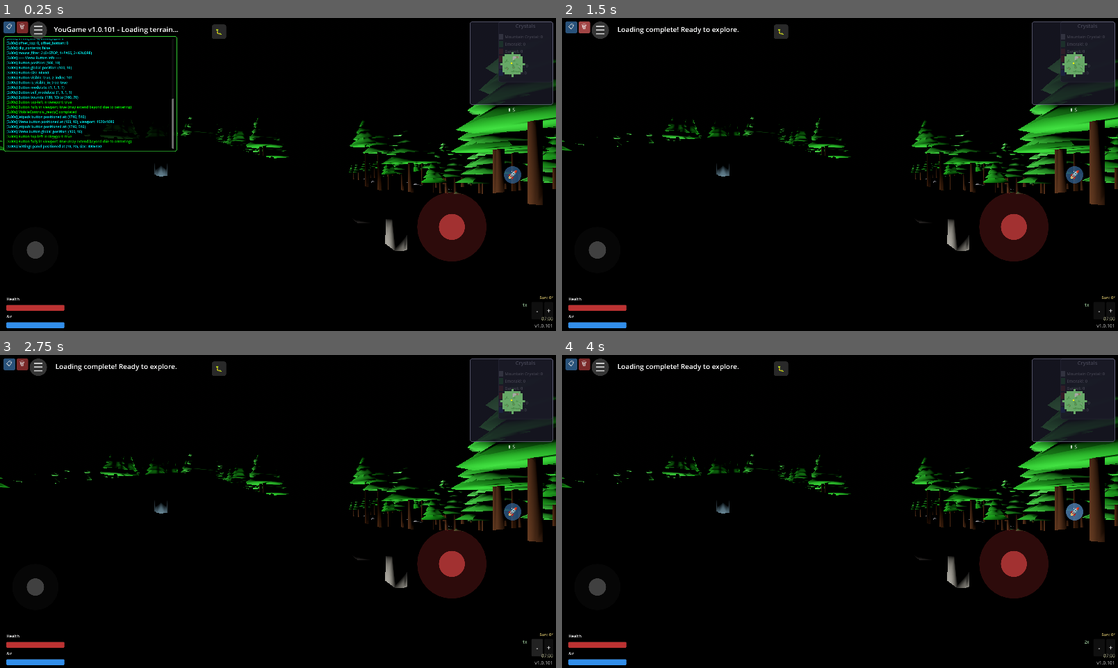
Above: before the commit, frames 1-4 (two rows, left to right).
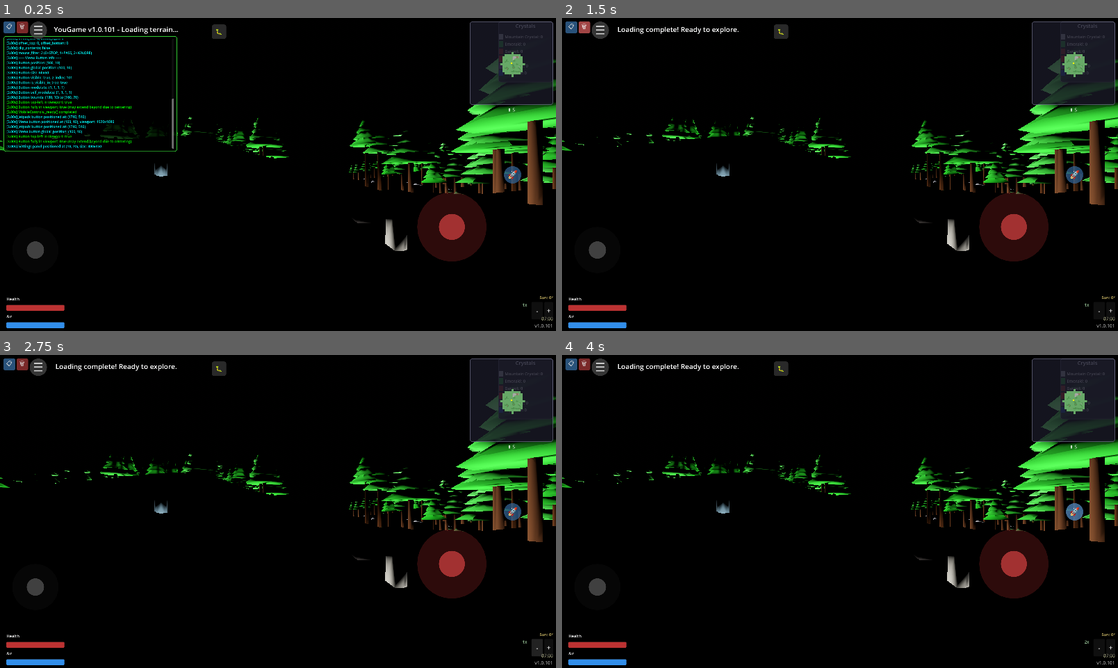
Above: after the commit, the same moments.

Repository: felix-dieterle/YouGame_godot4_public
Game: Godot game, scene res://scenes/main.tscn
The game is run twice, just before and just after one commit, with the same random seed, the same clock (stepped at 60 frames per second) and the same inputs.
Inputs:
- Up to frame 1 (0.25 s): no input
- Up to frame 2 (1.5 s): click "📋" at 0.5 s; click "🗑" at 1.25 s
- Up to frame 3 (2.75 s): click "-" at 2 s
- Up to frame 4 (4 s): click "+" at 2.75 s; click "🚀" at 3.5 s

The runs differ from the first frame. In frame 1, 4.0% of the frame differs, in the area x 0-100%, y 13-75%; in frame 2, 4.2%; in frame 3, 4.2%; in frame 4, 4.2%.

Commit message:
Increase lighting values and improve sky brightness for better visibility at 30-50° sun angle
Co-authored-by: felix-dieterle <1490062+felix-dieterle@users.noreply.github.com>

Diff:
--- a/scenes/main.tscn
+++ b/scenes/main.tscn
@@ -14,12 +14,12 @@
 [ext_resource type="Script" path="res://scripts/minimap_overlay.gd" id="12_minimap"]
 
 [sub_resource type="PhysicalSkyMaterial" id="PhysicalSkyMaterial_1"]
-rayleigh_coefficient = 10.0
-rayleigh_color = Color(0.3, 0.6, 1.0, 1)
-mie_coefficient = 0.003
+rayleigh_coefficient = 12.0
+rayleigh_color = Color(0.26, 0.55, 1.0, 1)
+mie_coefficient = 0.002
 mie_eccentricity = 0.8
 mie_color = Color(0.69, 0.729, 0.812, 1)
-turbidity = 3.0
+turbidity = 2.5
 sun_disk_scale = 1.0
 ground_color = Color(0.3, 0.25, 0.2, 1)
 
@@ -32,9 +32,9 @@
 ambient_light_source = 3
 ambient_light_color = Color(1, 1, 1, 1)
 ambient_light_sky_contribution = 1.0
-ambient_light_energy = 1.0
+ambient_light_energy = 1.5
 tonemap_mode = 2
-tonemap_exposure = 1.2
+tonemap_exposure = 1.5
 
 [node name="Main" type="Node3D"]
 
--- a/scripts/day_night_cycle.gd
+++ b/scripts/day_night_cycle.gd
@@ -24,8 +24,8 @@
 const STAR_DISTANCE: float = 1800.0        # Distance for stars (closer than sun/moon)
 
 # Lighting intensity constants
-const MIN_LIGHT_ENERGY: float = 0.8        # Minimum light at sunrise/sunset (increased from 0.6 for brighter days)
-const MAX_LIGHT_ENERGY: float = 2.0        # Maximum light at noon (increased from 1.5 for brighter days)
+const MIN_LIGHT_ENERGY: float = 1.2        # Minimum light at sunrise/sunset (increased for much brighter days)
+const MAX_LIGHT_ENERGY: float = 3.0        # Maximum light at noon (increased for much brighter days)
 # Note: SUNRISE_LIGHT_ENERGY was removed - sunrise/sunset now use MIN_LIGHT_ENERGY for smooth transitions
 
 # Color constants
--- a/scripts/weather_system.gd
+++ b/scripts/weather_system.gd
@@ -205,9 +205,9 @@
             return {
                 "fog_density": 0.0,
                 "rain_intensity": 0.0,
-                "turbidity": 3.0,  # Clear bright sky - low turbidity for vibrant blue
-                "mie_coefficient": 0.003,  # Minimal haze (reduced from 0.005)
-                "rayleigh_coefficient": 10.0  # Strong blue sky scattering for vibrant daytime blue
+                "turbidity": 2.5,  # Clear bright sky - low turbidity for vibrant blue (reduced from 3.0)
+                "mie_coefficient": 0.002,  # Minimal haze (reduced from 0.003)
+                "rayleigh_coefficient": 12.0  # Strong blue sky scattering for vibrant daytime blue (increased from 10.0)
             }
         WeatherState.LIGHT_FOG:
             return {
--- a/tests/test_day_night_cycle.gd
+++ b/tests/test_day_night_cycle.gd
@@ -5,12 +5,12 @@
 
 # Environment constants matching main.tscn configuration
 # These should be kept in sync with scenes/main.tscn to ensure tests reflect production
-const MAIN_AMBIENT_LIGHT_ENERGY: float = 1.0  # main.tscn Environment ambient_light_energy (FIXED - was 0.8)
-const MAIN_TONEMAP_EXPOSURE: float = 1.2  # main.tscn Environment tonemap_exposure (FIXED - was 1.5)
-const MAIN_DIRECTIONAL_LIGHT_ENERGY: float = 1.5  # main.tscn DirectionalLight3D initial energy (FIXED - was 1.2)
-const MAIN_SKY_RAYLEIGH_COEFFICIENT: float = 3.0  # main.tscn PhysicalSkyMaterial
-const MAIN_SKY_MIE_COEFFICIENT: float = 0.003  # main.tscn PhysicalSkyMaterial
-const MAIN_SKY_TURBIDITY: float = 8.0  # main.tscn PhysicalSkyMaterial
+const MAIN_AMBIENT_LIGHT_ENERGY: float = 1.5  # main.tscn Environment ambient_light_energy
+const MAIN_TONEMAP_EXPOSURE: float = 1.5  # main.tscn Environment tonemap_exposure
+const MAIN_DIRECTIONAL_LIGHT_ENERGY: float = 1.5  # main.tscn DirectionalLight3D initial energy
+const MAIN_SKY_RAYLEIGH_COEFFICIENT: float = 12.0  # main.tscn PhysicalSkyMaterial
+const MAIN_SKY_MIE_COEFFICIENT: float = 0.002  # main.tscn PhysicalSkyMaterial
+const MAIN_SKY_TURBIDITY: float = 2.5  # main.tscn PhysicalSkyMaterial
 
 var test_passed: int = 0
 var test_failed: int = 0
